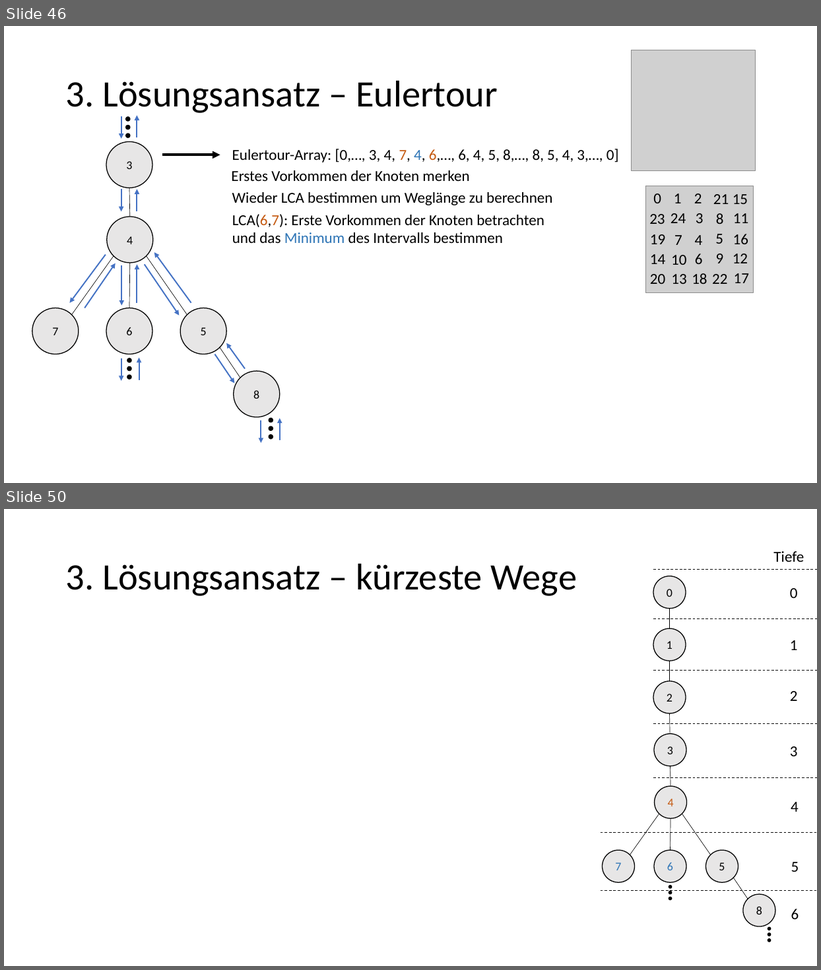
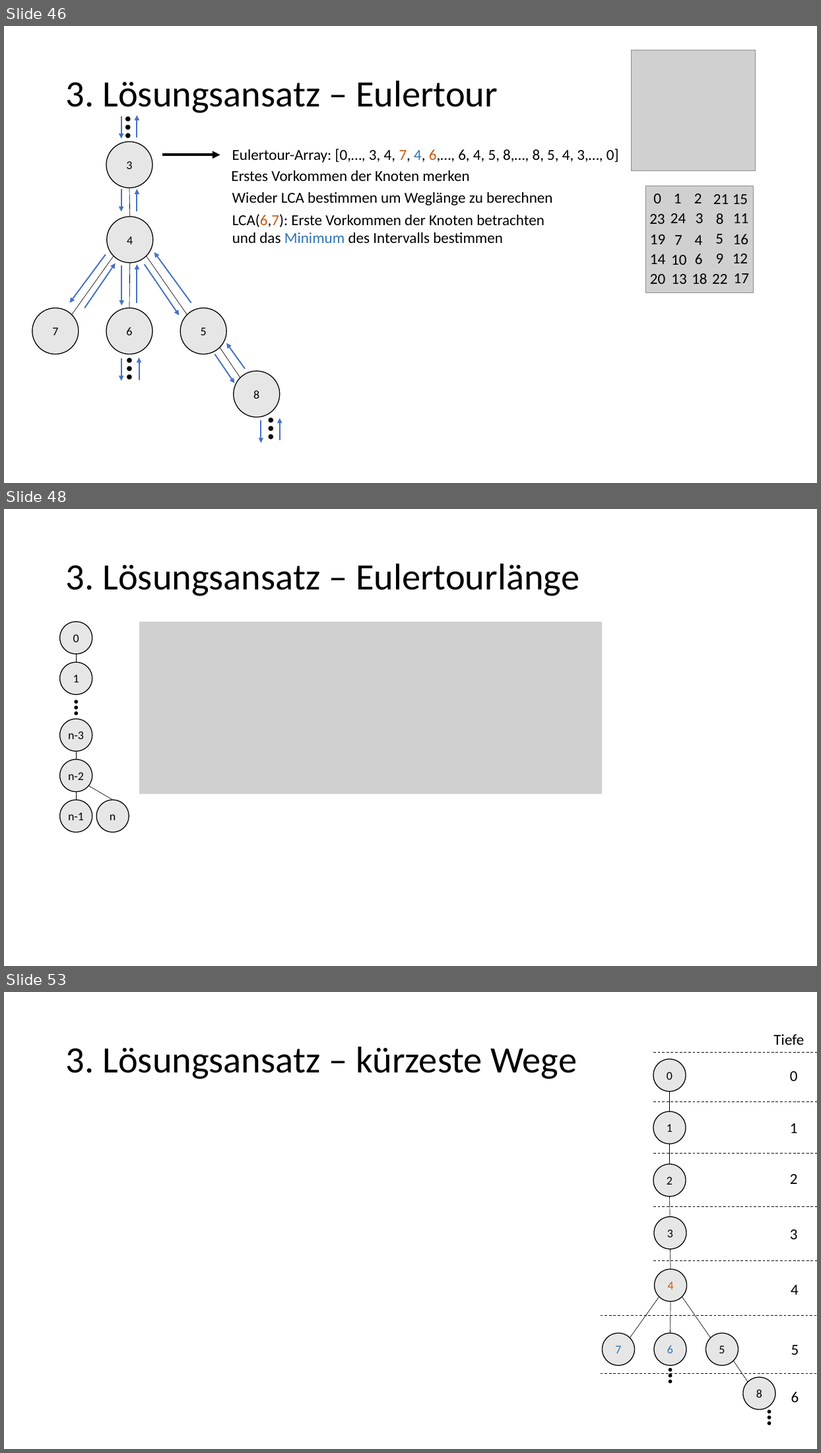
Before and after one commit to EiS94/Programmierwettbewerb, a slide deck: Präsentation/Präsentation_Eike [Automatisch gespeichert].pptx. Shown one above the other, each under a label of ours: slides 46 and 50 before the commit, slides 46, 48 and 53 after it; the slides between them are not shown. The pictures are 821x970 and 821x1453 pixels, drawn with LibreOffice and Linux fonts; fonts in the diff are those of the drawing; grey boxes stand for pictures. Boxes give left, top, right and bottom in pixels: in the first picture for what was removed or moved away, otherwise in the second. Text is boxed around its words. In the diff, an @@ line names an element or a change of style, - is before the commit and + after.

```diff
--- a/Präsentation/Präsentation_Eike [Automatisch gespeichert].pptx
+++ b/Präsentation/Präsentation_Eike [Automatisch gespeichert].pptx
@@ slide 48 added at <box>4,509,817,966</box>, background #FFFFFF @@
@@ title added at <box>66,563,580,596</box>, 44 pt, text #000000 @@
+3. Lösungsansatz – Eulertourlänge
@@ ellipse added at <box>60,622,92,654</box>, fill #E7E6E6, outline #000000 1 pt, 14 pt, text #000000 @@
+0
@@ picture added at <box>139,622,603,795</box> @@
@@ ellipse added at <box>60,662,92,694</box>, fill #E7E6E6, outline #000000 1 pt, 14 pt, text #000000 @@
+1
@@ line added from (76, 654) to (76, 662), #000000 0.5 pt @@
@@ ellipse added at <box>75,706,78,709</box>, fill #000000, outline #000000 1 pt @@
@@ ellipse added at <box>75,700,78,704</box>, fill #000000, outline #000000 1 pt @@
@@ ellipse added at <box>60,719,92,751</box>, fill #E7E6E6, outline #000000 1 pt @@
@@ ellipse added at <box>75,712,78,715</box>, fill #000000, outline #000000 1 pt @@
@@ text added at <box>68,731,84,739</box>, 14 pt, text #000000 @@
+n-3
@@ ellipse added at <box>60,760,92,792</box>, fill #E7E6E6, outline #000000 1 pt @@
@@ line added from (76, 751) to (76, 760), #000000 0.5 pt @@
@@ text added at <box>68,772,84,780</box>, 14 pt, text #000000 @@
+n-2
@@ ellipse added at <box>60,800,92,832</box>, fill #E7E6E6, outline #000000 1 pt @@
@@ line added from (76, 792) to (76, 800), #000000 0.5 pt @@
@@ line added from (88, 786) to (113, 800), #000000 0.5 pt @@
@@ ellipse added at <box>96,800,129,832</box>, fill #E7E6E6, outline #000000 1 pt, 14 pt, text #000000 @@
+n
@@ text added at <box>68,813,84,821</box>, 14 pt, text #000000 @@
+n-1
@@ what was slide 50 is now slide 53 @@
```
Also in this commit, not shown: 3 other slides added, 23 other files.
